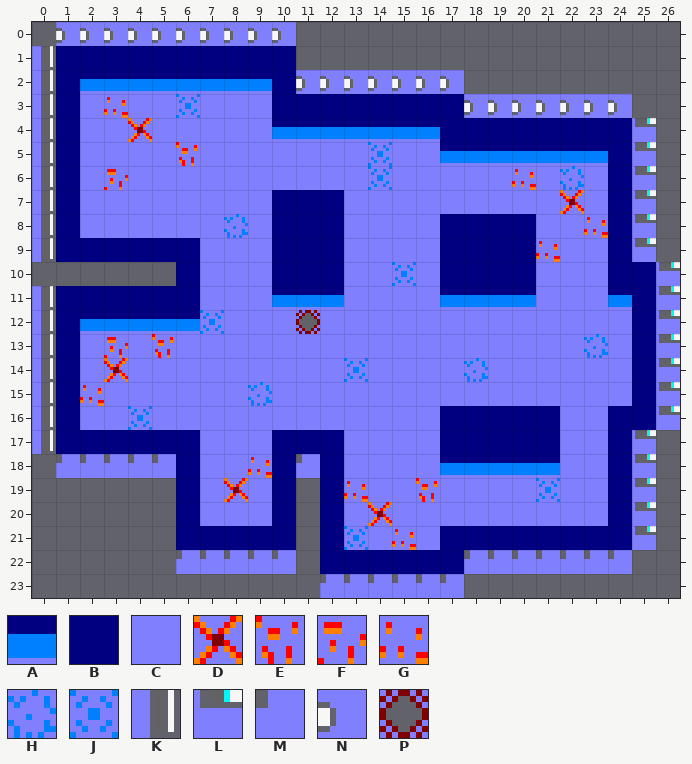
Tiled map, stored at splatun/assets/World1/Level7/Level7.tmx. The picture above was drawn from the file before the commit.
Cells are 8x8 px. Shown: x 0..26, y 0..23.
Key: from "Tileset": A 3, B 14, C 16, D 17, E 18, F 19, G 20, H 22, J 23, K 25, L 26, M 27, N 28, P 30.
_ is an empty cell.
Layer "Tile Layer 1" before, first column x 0:
 0 _NNNNNNNNNN________________
 1 KBBBBBBBBBB________________
 2 KBAAAAAAAABNNNNNNN_________
 3 KBCGCCJCCCBBBBBBBBNNNNNNN__
 4 KBCCDCCCCCAAAAAAABBBBBBBBL_
 5 KBCCCCECCCCCCCJCCAAAAAAABL_
 6 KBCFCCCCCCCCCCJCCCCCGCHCBL_
 7 KBCCCCCCCCBBBCCCCCCCCCDCBL_
 8 KBCCCCCCHCBBBCCCCBBBBCCGBL_
 9 KBBBBBBCCCBBBCCCCBBBBGCCBL_
10 ______BCCCBBBCCJCBBBBCCCBBL
11 KBBBBBBCCCAAACCCCAAAACCCABL
12 KBAAAAAJCCCPCCCCCCCCCCCCCBL
13 KBCFCECCCCCCCCCCCCCCCCCHCBL
14 KBCDCCCCCCCCCJCCCCHCCCCCCBL
15 KBGCCCCCCHCCCCCCCCCCCCCCCBL
16 KBCCJCCCCCCCCCCCCBBBBBCCBBL
17 KBBBBBBCCCBBBCCCCBBBBBCCBL_
18 _MMMMMBCCGBMBCCCCAAAAACCBL_
19 ______BCDCB_BGCCECCCCJCCBL_
20 ______BCCCB_BCDCCCCCCCCCBL_
21 ______BBBBB_BJCGCBBBBBBBBL_
22 ______MMMMM_BBBBBBMMMMMMM__
23 ____________MMMMMM_________
After:
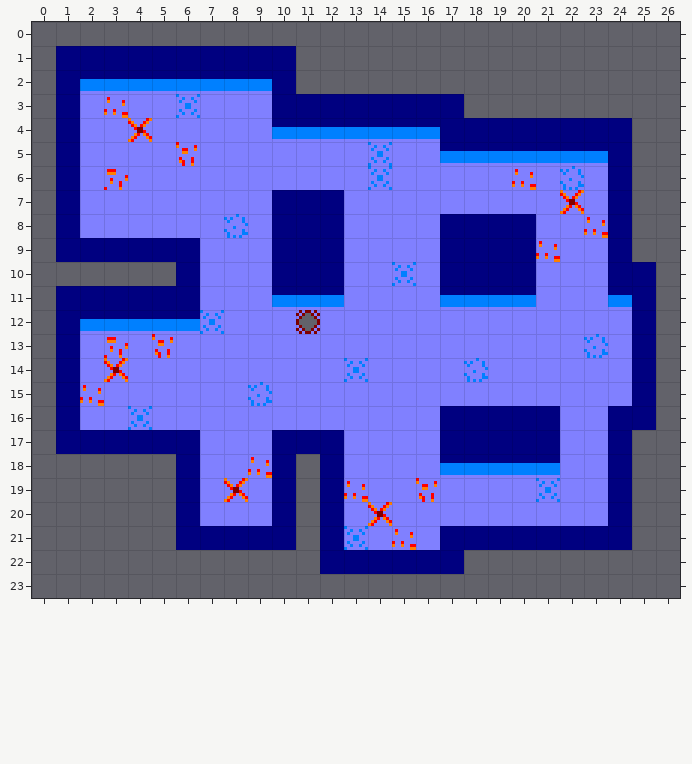
What changed:
Layer "Tile Layer 1":
y 0: x 1..10 NNNNNNNNNN -> __________
y 1: x 0 K -> _
y 2: x 0 K -> _; x 11..17 NNNNNNN -> _______
y 3: x 0 K -> _; x 18..24 NNNNNNN -> _______
y 4..9: x 0 K -> _; x 25 L -> _
y 10: x 26 L -> _
y 11..16: x 0 K -> _; x 26 L -> _
y 17: x 0 K -> _; x 25 L -> _
y 18: x 1..5 MMMMM -> _____; x 11 M -> _; x 25 L -> _
y 19..21: x 25 L -> _
y 22: x 6..10 MMMMM -> _____; x 18..24 MMMMMMM -> _______
y 23: x 12..17 MMMMMM -> ______
Changed places in both pictures, as pixel boxes (x1, y1, x2, y2):
removed: (32, 22, 296, 262)
removed: (296, 70, 680, 598)
removed: (32, 286, 176, 478)
removed: (176, 550, 296, 574)
